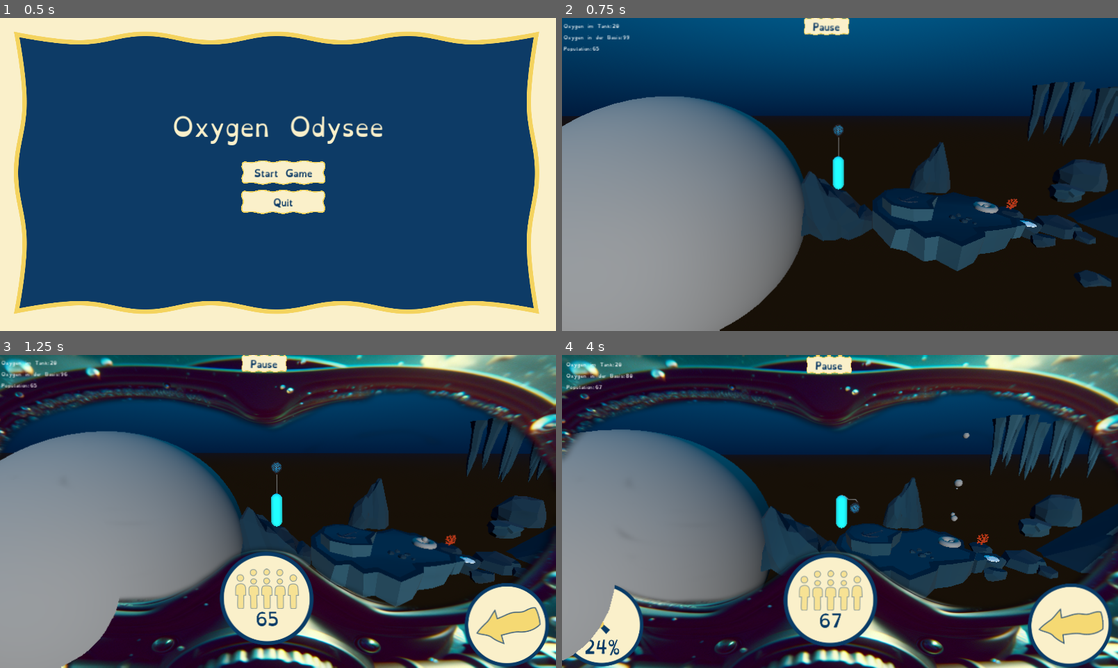
Above: before the commit, frames 1-4 (two rows, left to right).
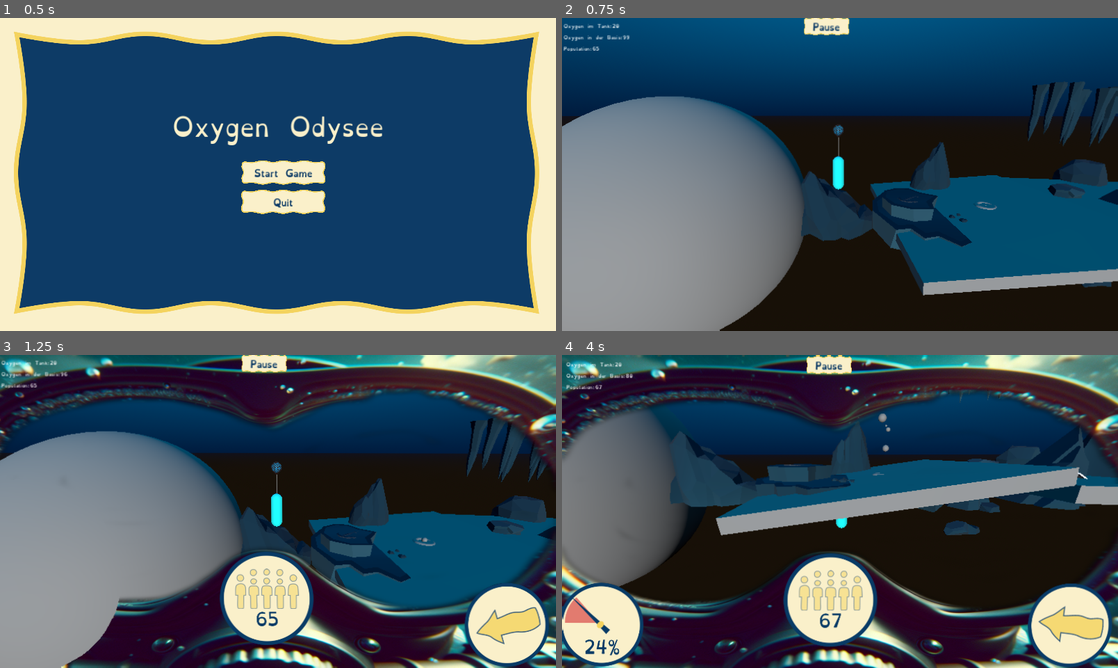
Above: after the commit, the same moments.

Repository: bastifpv/GGJ25
Game: Godot game, scene res://scenes/menu.tscn
Same seed, same stepped clock (60 frames per second), same inputs: the game is played once before the commit and once after it.
Inputs:
- Up to frame 1 (0.5 s): no input
- Up to frame 2 (0.75 s): click "Start Game" at 0.5 s
- Up to frame 3 (1.25 s): no input
- Up to frame 4 (4 s): hold D (right) 1.28-2.03 s; hold S (down) 2.03-2.78 s; hold D (right) 2.78-3.53 s; hold W (up) from 3.53 s (still down)

Frame 1 is identical in both runs. In frame 2, 12% of the frame differs, in the area x 55-100%, y 50-89%; in frame 3, 7.8%; in frame 4, 41%, in the area x 0-100%, y 11-98%.

Commit message:
auto sand generator

Diff:
--- a/scenes/prefabs/rocks/rock-sharp.tscn
+++ b/scenes/prefabs/rocks/rock-sharp.tscn
@@ -48,6 +48,7 @@
 
 [node name="rock-sharp" type="StaticBody3D"]
 transform = Transform3D(-4.37114e-08, 0, -1, 0, 1, 0, 1, 0, -4.37114e-08, 0, 0, 0)
+collision_layer = 2
 
 [node name="rock-sharp" type="MeshInstance3D" parent="."]
 material_override = ExtResource("1_yp71p")
--- a/scenes/prefabs/rocks/rock-terrasse.tscn
+++ b/scenes/prefabs/rocks/rock-terrasse.tscn
@@ -52,6 +52,7 @@
 size = Vector3(1, 1.02734, 0.964844)
 
 [node name="rock-terrasse" type="StaticBody3D"]
+collision_layer = 2
 
 [node name="rock-terrasse" type="MeshInstance3D" parent="."]
 material_override = ExtResource("1_butoy")
--- a/scenes/prefabs/rocks/rock_large.tscn
+++ b/scenes/prefabs/rocks/rock_large.tscn
@@ -49,6 +49,7 @@
 height = 0.969771
 
 [node name="rock-large" type="StaticBody3D"]
+collision_layer = 2
 
 [node name="rock-large" type="MeshInstance3D" parent="."]
 material_override = ExtResource("1_l1nm1")
--- /dev/null
+++ b/scenes/prefabs/sand.tscn
@@ -0,0 +1,17 @@
+[gd_scene load_steps=3 format=3 uid="uid://begiuilhwawjc"]
+
+[sub_resource type="BoxMesh" id="BoxMesh_qt2fb"]
+size = Vector3(10, 0.5, 10)
+
+[sub_resource type="BoxShape3D" id="BoxShape3D_vgqb5"]
+
+[node name="Sand" type="RigidBody3D"]
+collision_layer = 4
+gravity_scale = 0.0
+
+[node name="MeshInstance3D" type="MeshInstance3D" parent="."]
+layers = 4
+mesh = SubResource("BoxMesh_qt2fb")
+
+[node name="CollisionShape3D" type="CollisionShape3D" parent="."]
+shape = SubResource("BoxShape3D_vgqb5")
--- a/scenes/startscene.tscn
+++ b/scenes/startscene.tscn
@@ -40,6 +40,7 @@
 [ext_resource type="FontFile" uid="uid://f5cv2odxh5jp" path="res://materials/font/OpenDyslexic3-Regular.ttf" id="36_f05gd"]
 [ext_resource type="Texture2D" uid="uid://hvdx6s3ncvh6" path="res://materials/png/UI/pop.png" id="37_0wk80"]
 [ext_resource type="Texture2D" uid="uid://coivd5lnqq1pb" path="res://materials/png/UI/arrow.png" id="38_83g8f"]
+[ext_resource type="Script" path="res://scripts/worldgenerator.gd" id="41_6fcj0"]
 
 [sub_resource type="TorusMesh" id="TorusMesh_8pnex"]
 inner_radius = 0.252
@@ -416,6 +417,9 @@
 [node name="WorldEnvironment" type="WorldEnvironment" parent="."]
 environment = ExtResource("31_50be8")
 
+[node name="Worldgenerator" type="Node" parent="."]
+script = ExtResource("41_6fcj0")
+
 [connection signal="oxygenBaseChange" from="Control/MarginContainer" to="Control" method="recieveOxygenBase"]
 [connection signal="oxygenBaseChange" from="Control/MarginContainer" to="PlayerRig/Player/UI_Overlay/SubViewport/Node2D" method="get_oxy"]
 [connection signal="oxygenTankChange" from="Control/MarginContainer" to="Control" method="recieveOxygenTank"]
--- /dev/null
+++ b/scripts/worldgenerator.gd
@@ -0,0 +1,51 @@
+extends Node
+
+var sand = preload("res://scenes/prefabs/sand.tscn")
+const RENDER_DISTANCE = 50
+var MaxRenderd = 0
+var MinRenderd = 0
+var player
+
+# Called when the node enters the scene tree for the first time.
+func _ready() -> void:
+	player = get_node("../PlayerRig/Player")
+	print("X: " + str(player.position.x))
+	print("Y: " + str(player.position.y))
+	print("Z: " + str(player.position.z))
+	generate_sand_initial()
+
+# Called every frame. 'delta' is the elapsed time since the previous frame.
+func _process(delta: float) -> void:
+	player = get_node("../PlayerRig/Player")
+	on_move_generate_sand(player.position)
+	pass
+
+func generate_sand_initial():
+	const SAND_LENGHT = 10
+	var min_x = 0 - RENDER_DISTANCE
+	var max_x = 0 + RENDER_DISTANCE
+	var i = (max_x - min_x) / SAND_LENGHT
+	var current_place = min_x
+	while current_place < max_x:
+		var sand_inst : RigidBody3D =  sand.instantiate()
+		if (current_place < MinRenderd or current_place  > MaxRenderd):
+			add_child(sand_inst)
+			sand_inst.position =  Vector3(current_place, 0, 0)
+			print("Added Sand on X:" + str(current_place))
+		current_place = current_place + SAND_LENGHT
+	MaxRenderd = max_x
+	MinRenderd = min_x
+
+
+func on_move_generate_sand(player_position):
+	if (player_position.x + RENDER_DISTANCE > MaxRenderd):
+		var sand_inst : RigidBody3D =  sand.instantiate()
+		add_child(sand_inst)
+		sand_inst.position =  Vector3(MaxRenderd+10, 0, 0)
+		MaxRenderd = MaxRenderd+10
+
+	if (player_position.x - RENDER_DISTANCE < MinRenderd):
+		var sand_inst : RigidBody3D =  sand.instantiate()
+		add_child(sand_inst)
+		sand_inst.position =  Vector3(MinRenderd-10, 0, 0)
+		MinRenderd=MinRenderd-10
Not shown: 1 places in scenes/prefabs/rocks/rock_large.tscn that only renumber resources
Not shown: 1 places in scenes/startscene.tscn that only renumber resources
